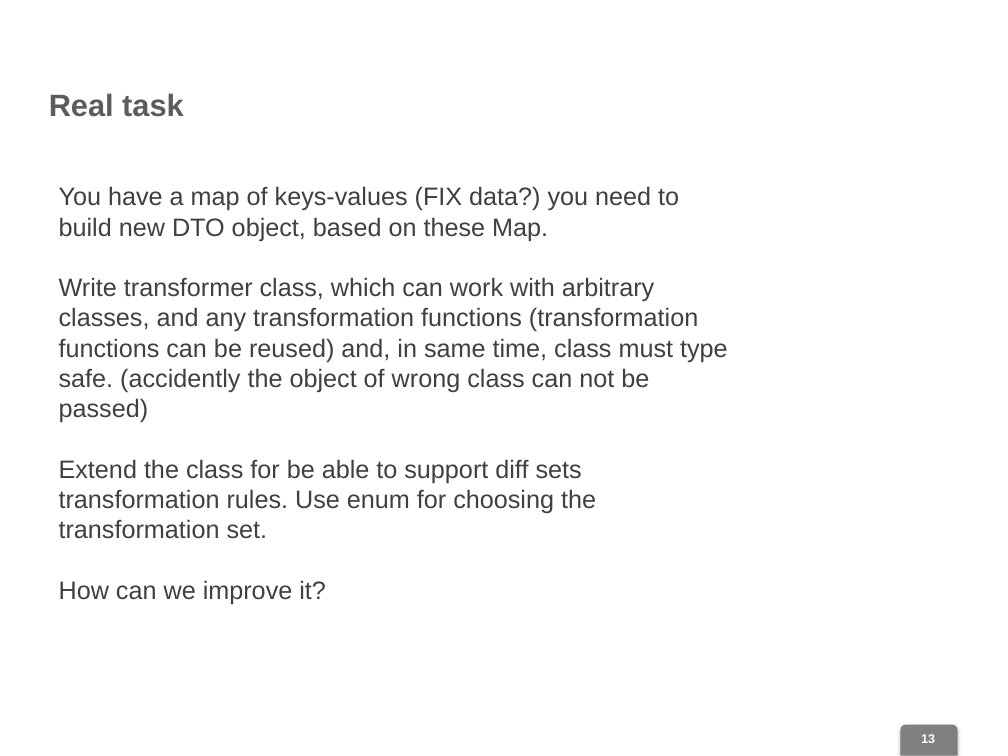
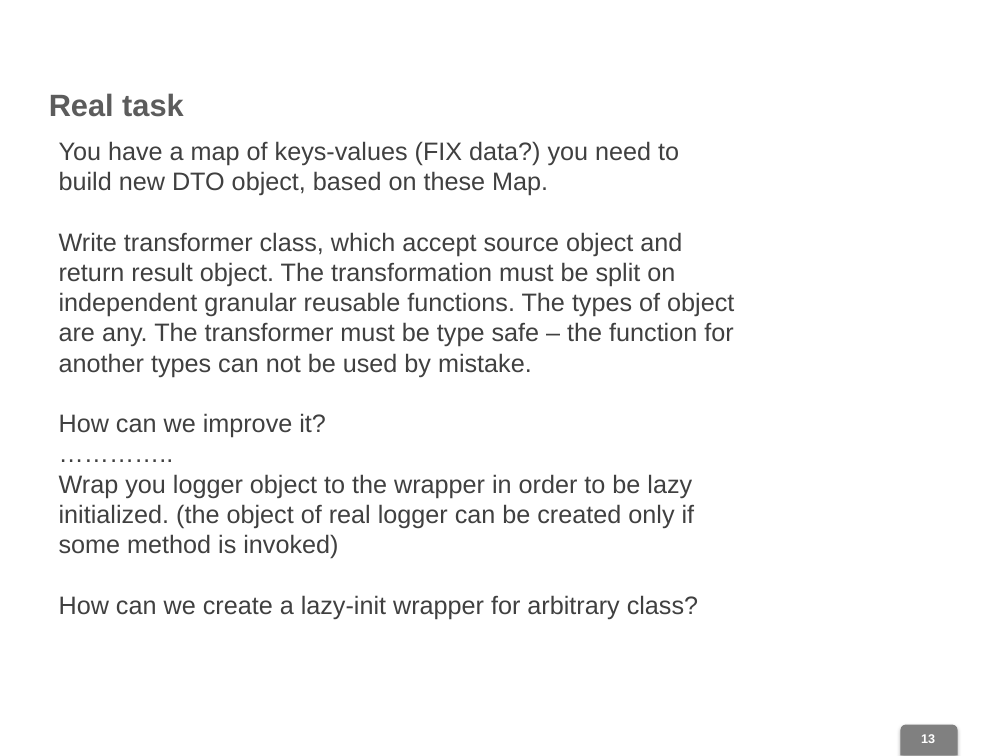
Before and after one commit to dimpon/fight-boilerplatecode-tutorial, a slide deck: slide 13 of Boilerplate.pptx. Drawn at 1008x756 pixels with LibreOffice and Linux fonts; fonts in the diff are those of the drawing; background and template pictures are left out. Boxes give left, top, right and bottom in pixels: in the first picture for what was removed or moved away, otherwise in the second. Text is boxed around its words. In the diff, an @@ line names an element or a change of style, - is before the commit and + after.

```diff
--- a/Boilerplate.pptx
+++ b/Boilerplate.pptx
@@ text "You have a map of ..." moved from (x1=59, y1=186, x2=728, y2=604) to (x1=59, y1=141, x2=734, y2=619) @@
@@ text at (x1=59, y1=232, x2=734, y2=377): text changed @@
-Write transformer class, which can work with arbitrary classes, and any transformation functions (transformation functions can be reused) and, in same time, class must type safe. (accidently the object of wrong class can not be passed)
-Extend the class for be able to support diff sets transformation rules. Use enum for choosing the transformation set.
+Write transformer class, which accept source object and return result object. The transformation must be split on independent granular reusable functions. The types of object
+are any. The transformer must be type safe – the function for another types can not be used by mistake.
@@ text at (x1=59, y1=474, x2=698, y2=619): paragraphs added @@
+…………..
+Wrap you logger object to the wrapper in order to be lazy initialized. (the object of real logger can be created only if some method is invoked)
+How can we create a lazy-init wrapper for arbitrary class?
```
Also in this commit, not shown: 2 other slides changed, 6 slides removed, 9 other files.
